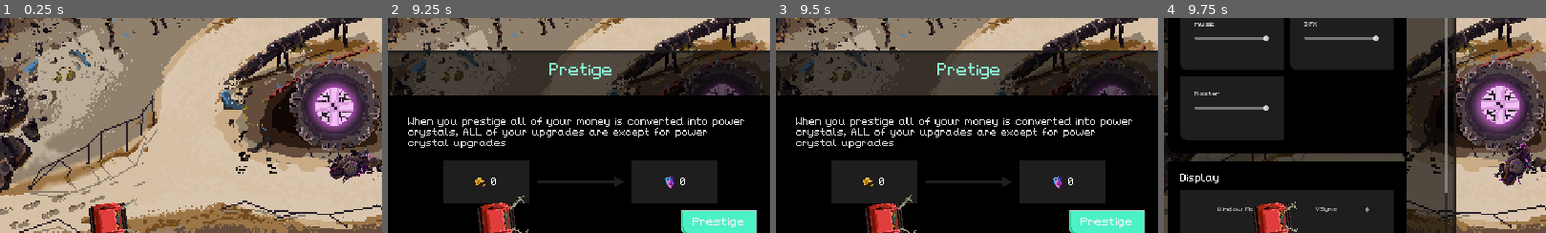
Above: before the commit, frames 1-4 (left to right).
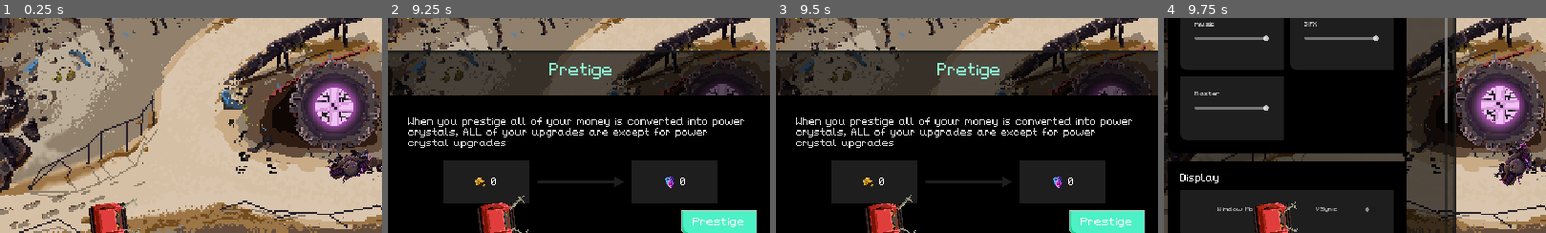
Above: after the commit, the same moments.

Repository: NathanHeaton/Robo-revolution
Game: Godot game, scene res://Main/main.tscn
The game is run twice, just before and just after one commit, with the same random seed, the same clock (stepped at 60 frames per second) and the same inputs. Sound files missing from this copy of the repository are replaced by a short silence.
Inputs (mouse positions are % of the whole screen's width and height, from its top left):
- Up to frame 1 (0.25 s): no input
- Up to frame 2 (9.25 s): click (6, 4) at 0.5 s; click (10, 4) at 1.25 s; click (14, 4) at 2 s; click (2, 96) at 2.75 s; click (7, 96) at 3.5 s; click (11, 96) at 4.25 s; click (16, 96) at 5 s; click (20, 96) at 5.75 s; click (25, 96) at 6.5 s; click (29, 96) at 7.25 s; click (33, 96) at 8 s; click "Prestige" at 8.75 s
- Up to frame 3 (9.5 s): no input
- Up to frame 4 (9.75 s): click (2, 4) at 9.5 s
The pictures show only the part of the screen within x 6-56%, y 27-77%; the shares and areas given below are measured in that part.

Frames 1-3 are identical in both runs. In frame 4, 0.2% of the frame differs, in the area x 73-75%, y 48-82%.

Commit message:
getting project ready for export

Diff:
--- a/robo-revolution/UI/hud.tscn
+++ b/robo-revolution/UI/hud.tscn
@@ -1827,6 +1827,26 @@
 text = "VSync
 "
 alignment = 1
+
+[node name="credit" type="PanelContainer" parent="settings_panel/settings_content/ScrollContainer/settings"]
+custom_minimum_size = Vector2(600, 400)
+layout_mode = 2
+size_flags_horizontal = 4
+size_flags_vertical = 4
+theme_override_styles/panel = SubResource("StyleBoxFlat_xe6n0")
+
+[node name="HFlowContainer" type="GridContainer" parent="settings_panel/settings_content/ScrollContainer/settings/credit"]
+layout_mode = 2
+theme_override_constants/h_separation = 16
+theme_override_constants/v_separation = 16
+
+[node name="Audio2" type="Label" parent="settings_panel/settings_content/ScrollContainer/settings/credit/HFlowContainer"]
+layout_mode = 2
+size_flags_horizontal = 0
+size_flags_vertical = 0
+theme_override_font_sizes/font_size = 24
+text = "Music, art, and code by Nathan Heaton"
+vertical_alignment = 1
 
 [node name="stats_panel" type="Panel" parent="."]
 visible = false
--- a/robo-revolution/project.godot
+++ b/robo-revolution/project.godot
@@ -11,9 +11,11 @@
 [application]
 
 config/name="Robo-revolution"
+config/description="Top-down Idle game, you play as a robot who collects items (rubbish/ treasure) by pushing them into the center of the screen, these items are then sold automatically so that you can buy upgrades, this is the core gameplay loop. As you progress you will be able to obtain new locations with unique challenges, and companions to help you on the journey. "
+config/version="1.0"
 run/main_scene="res://Main/main.tscn"
 config/features=PackedStringArray("4.3", "Forward Plus")
-config/icon="res://icon.svg"
+config/icon="res://assets/Icon.png"
 
 [autoload]
 
Binary file added: robo-revolution/Robo-revolution.apple-touch-icon.png
Not shown, added: robo-revolution/Robo-revolution.apple-touch-icon.png.import
Binary file added: robo-revolution/Robo-revolution.icon.png
Not shown, added: robo-revolution/Robo-revolution.icon.png.import
Binary file added: robo-revolution/Robo-revolution.png
Not shown, added: robo-revolution/Robo-revolution.png.import
Binary file added: robo-revolution/assets/Icon.aseprite
Binary file added: robo-revolution/assets/Icon.png
Not shown, added: robo-revolution/assets/Icon.png.import
Not shown, added: robo-revolution/export_presets.cfg
Not shown, added: robo-revolution/Robo-revolution.audio.worklet.js
Not shown, added: robo-revolution/Robo-revolution.html
(and 3 more such lines)
